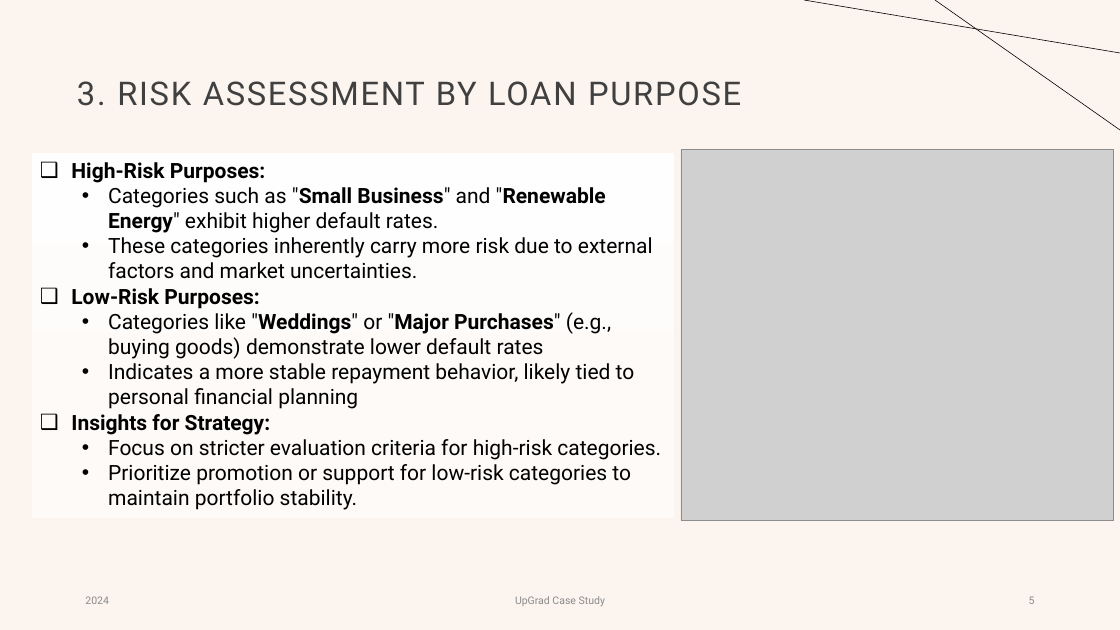
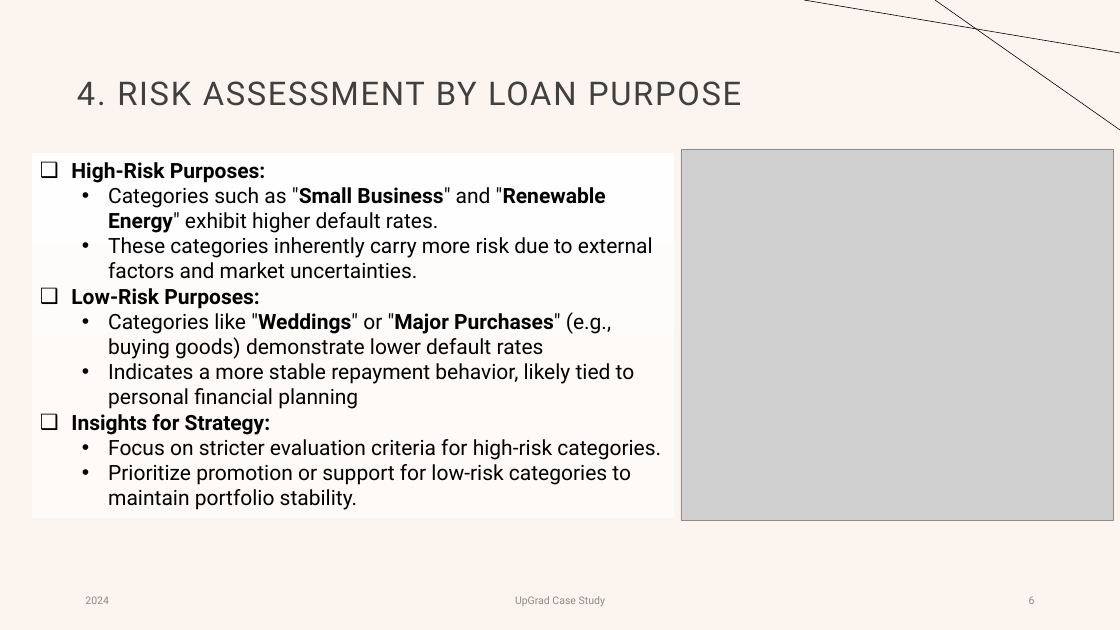
Before and after one commit to gowthambavireddy/LendingClubPratice, a slide deck: slide 6 of Lending Club Case study.pptx (slide 5 before the commit). Drawn at 1120x630 pixels with LibreOffice and Linux fonts; fonts in the diff are those of the drawing; grey boxes stand for pictures. Boxes give left, top, right and bottom in pixels: in the first picture for what was removed or moved away, otherwise in the second. Text is boxed around its words. In the diff, an @@ line names an element or a change of style, - is before the commit and + after.

```diff
--- a/Lending Club Case study.pptx
+++ b/Lending Club Case study.pptx
@@ title at (x1=77, y1=81, x2=741, y2=106): text changed @@
-3. RISK ASSESSMENT BY LOAN PURPOSE
+4. RISK ASSESSMENT BY LOAN PURPOSE
```
Also in this commit, not shown: 9 other slides changed, 6 slides added.
